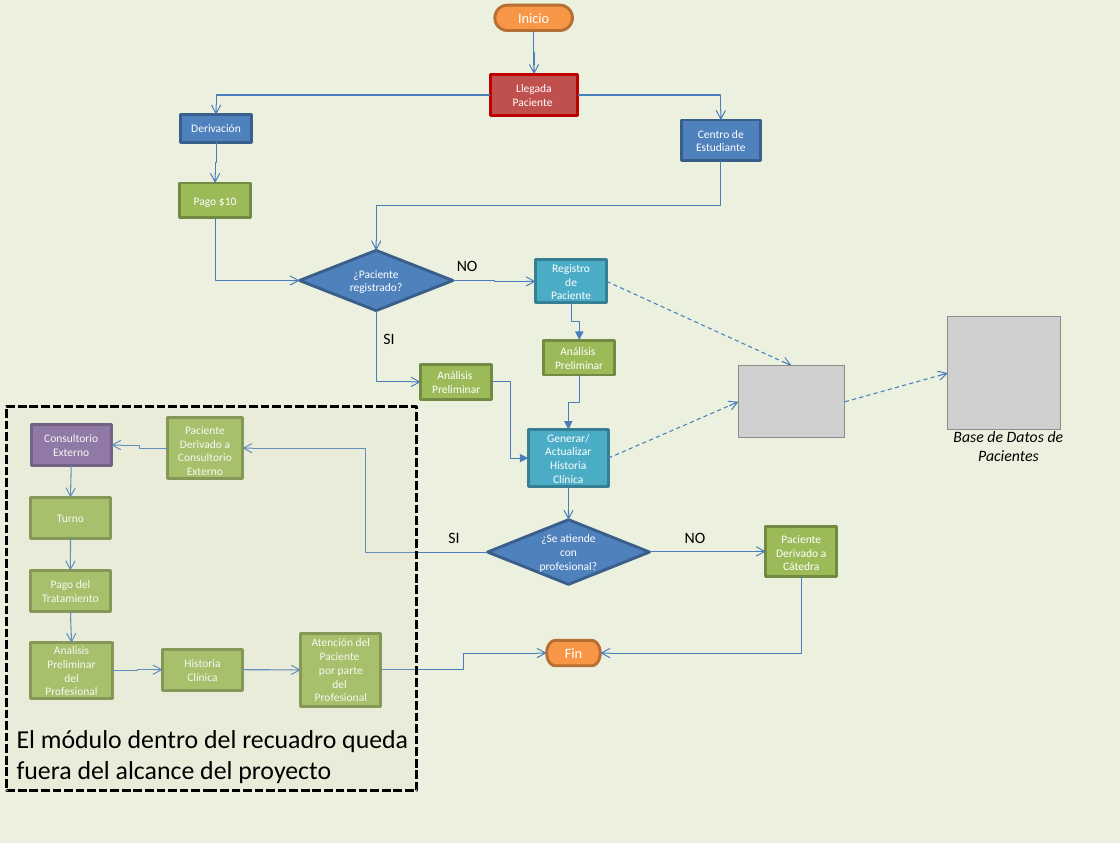
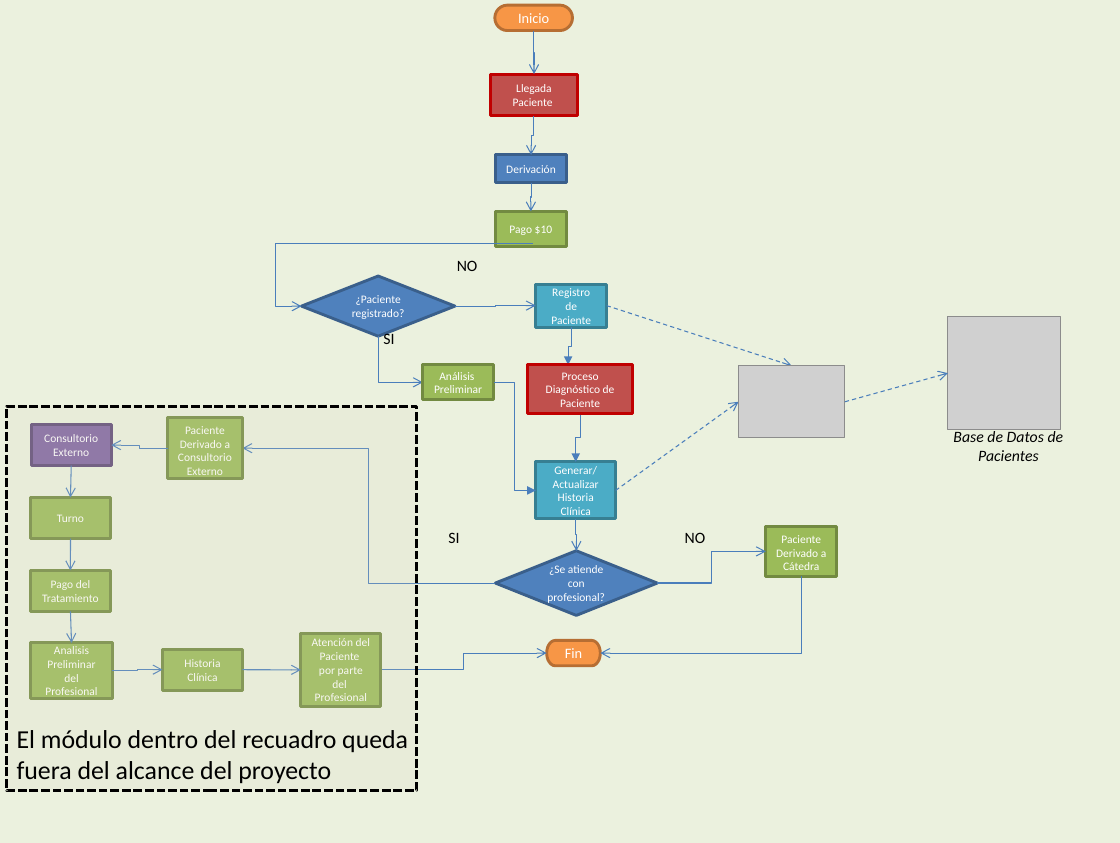
Before and after one commit to ilopeza/t3s1s-0d0nt0l0g14, a slide deck: slide 1 of repository/S.A.P.O/Producto/Iteraciones/Iteracion_02/01_Documento_Negocio/PPT_Flujograma - Proceso Mejorado/PPT_Flujograma - Proceso Mejorado.pptx. Drawn at 1120x843 pixels with LibreOffice and Linux fonts; fonts in the diff are those of the drawing; grey boxes stand for pictures. Boxes give left, top, right and bottom in pixels: in the first picture for what was removed or moved away, otherwise in the second. Text is boxed around its words. In the diff, an @@ line names an element or a change of style, - is before the commit and + after.

Commit message:
se modifico la PPT_Flujograma - Proceso Mejorado.pptx

```diff
--- a/repository/S.A.P.O/Producto/Iteraciones/Iteracion_02/01_Documento_Negocio/PPT_Flujograma - Proceso Mejorado/PPT_Flujograma - Proceso Mejorado.pptx
+++ b/repository/S.A.P.O/Producto/Iteraciones/Iteracion_02/01_Documento_Negocio/PPT_Flujograma - Proceso Mejorado/PPT_Flujograma - Proceso Mejorado.pptx
@@ elbow arrow moved from (490, 95) - (216, 115) to (534, 116) - (532, 155) @@
@@ elbow arrow removed from (578, 95) to (721, 120) @@
@@ rectangle removed at [682,120,761,160] @@
-Centro de Estudiante
@@ elbow arrow removed from (721, 161) to (376, 250) @@
@@ rectangle "Derivación": place and size @@
-rectangle "Derivación" at [180,115,251,143]
+rectangle "Derivación" at [495,155,567,183]
@@ elbow arrow moved from (216, 143) - (215, 183) to (532, 183) - (532, 211) @@
@@ rectangle "Pago $10": place and size @@
-rectangle "Pago $10" at [180,183,251,218]
+rectangle "Pago $10" at [495,211,567,246]
@@ elbow arrow moved from (215, 218) - (300, 280) to (534, 244) - (302, 306) @@
@@ 1 rectangle, 1 diamond, 1 elbow arrow: place and size @@
-1 rectangle, 1 diamond, 1 elbow arrow at [300,250,607,310]
+1 rectangle, 1 diamond, 1 elbow arrow at [302,276,607,336]
@@ elbow arrow moved from (571, 303) - (579, 340) to (572, 327) - (568, 365) @@
@@ arrow moved from (607, 281) - (792, 366) to (607, 306) - (792, 366) @@
@@ elbow arrow moved from (376, 310) - (421, 382) to (379, 336) - (423, 383) @@
@@ rectangle removed at [544,340,615,375] @@
-Análisis Preliminar
@@ elbow arrow moved from (492, 382) - (528, 458) to (494, 383) - (536, 490) @@
@@ rectangle added at [527,365,633,414], fill #C0504D, outline #C00000 2 pt, 8 pt, text #FFFFFF @@
+Proceso Diagnóstico de Paciente
@@ elbow arrow moved from (579, 375) - (569, 429) to (580, 414) - (576, 462) @@
@@ arrow moved from (608, 458) - (738, 401) to (616, 490) - (738, 401) @@
@@ elbow arrow moved from (488, 552) - (243, 448) to (495, 583) - (243, 448) @@
@@ rectangle "Generar/ Actualizar Historia Clínica": place and size @@
-rectangle "Generar/ Actualizar Historia Clínica" at [528,429,608,486]
+rectangle "Generar/ Actualizar Historia Clínica" at [536,462,615,519]
@@ elbow arrow moved from (569, 487) - (569, 520) to (576, 519) - (576, 551) @@
@@ diamond "¿Se atiende con profesional?": place and size @@
-diamond "¿Se atiende con profesional?" at [488,520,650,585]
+diamond "¿Se atiende con profesional?" at [495,551,658,616]
@@ elbow arrow moved from (649, 552) - (766, 551) to (658, 583) - (766, 551) @@
```
Also in this commit, not shown: 1 slide added.
